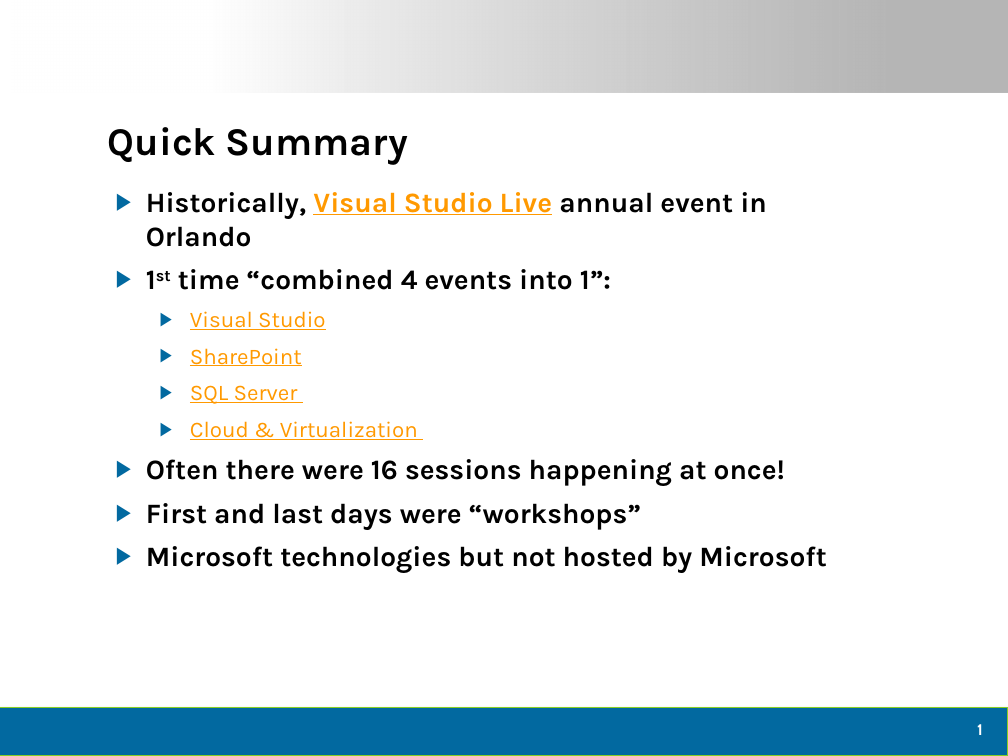
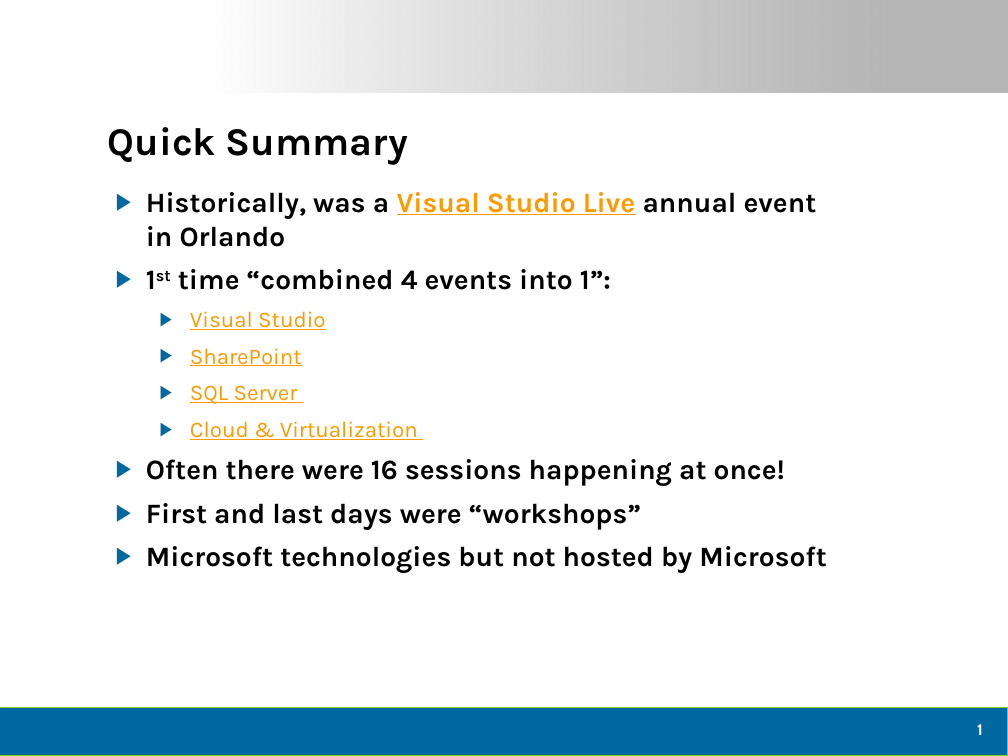
Before and after one commit to dtomyn/HTML5Demo1, a slide deck: slide 2 of Docs/2012 - Live360 Event Review (NEWER).pptx. Drawn at 1008x756 pixels with LibreOffice and Linux fonts; fonts in the diff are those of the drawing; background and template pictures are left out. Boxes give left, top, right and bottom in pixels: in the first picture for what was removed or moved away, otherwise in the second. Text is boxed around its words. In the diff, an @@ line names an element or a change of style, - is before the commit and + after.

```diff
--- a/Docs/2012 - Live360 Event Review (NEWER).pptx
+++ b/Docs/2012 - Live360 Event Review (NEWER).pptx
@@ text at box(146, 192, 817, 247): text changed @@
-▶ Historically, Visual Studio Live annual event in Orlando
+▶ Historically, was a Visual Studio Live annual event in Orlando
```
Also in this commit, not shown: 5 other slides changed, 1 slide removed, 1 other file.
